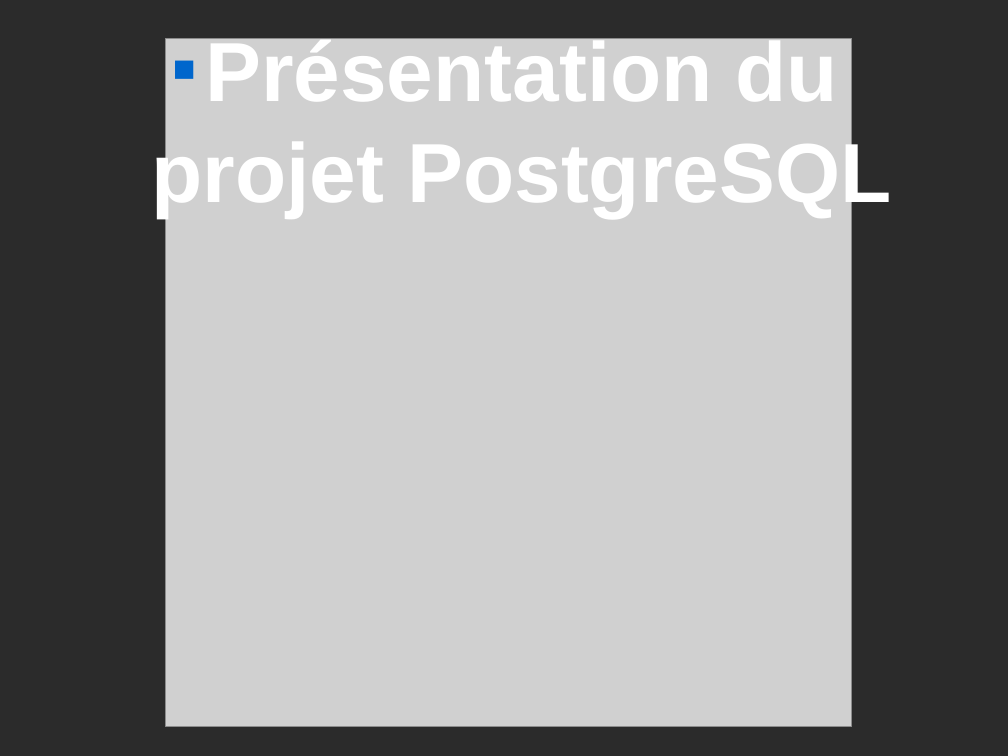
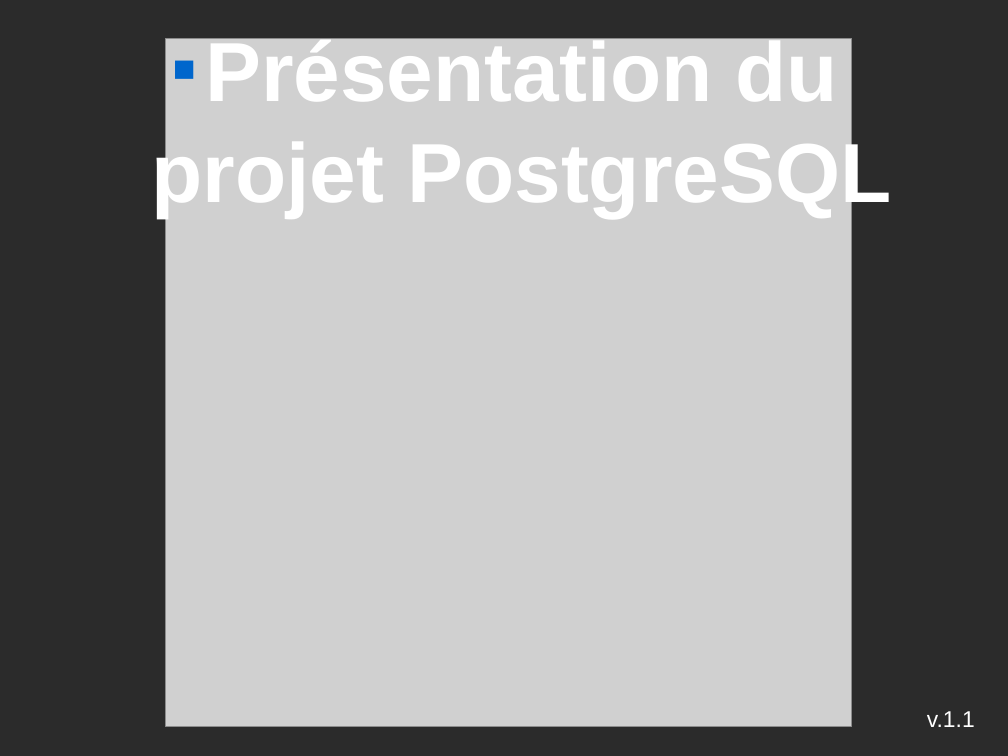
Before and after one commit to postgresqlfr/pgfr_materials, a slide deck: slide 1 of advocacy/trunk/confs/presentationPG.odp. Drawn at 1008x756 pixels with LibreOffice and Linux fonts; fonts in the diff are those of the drawing; grey boxes stand for pictures; background and template pictures are left out; a plain dark background stands for a picture behind light text. Boxes give left, top, right and bottom in pixels: in the first picture for what was removed or moved away, otherwise in the second. Text is boxed around its words. In the diff, an @@ line names an element or a change of style, - is before the commit and + after.

```diff
--- a/advocacy/trunk/confs/presentationPG.odp
+++ b/advocacy/trunk/confs/presentationPG.odp
@@ text added at (927, 711, 975, 727), 18 pt, text #FFFFFF @@
+v.1.1
```
Also in this commit, not shown: 2 other slides changed, 2 slides added.
